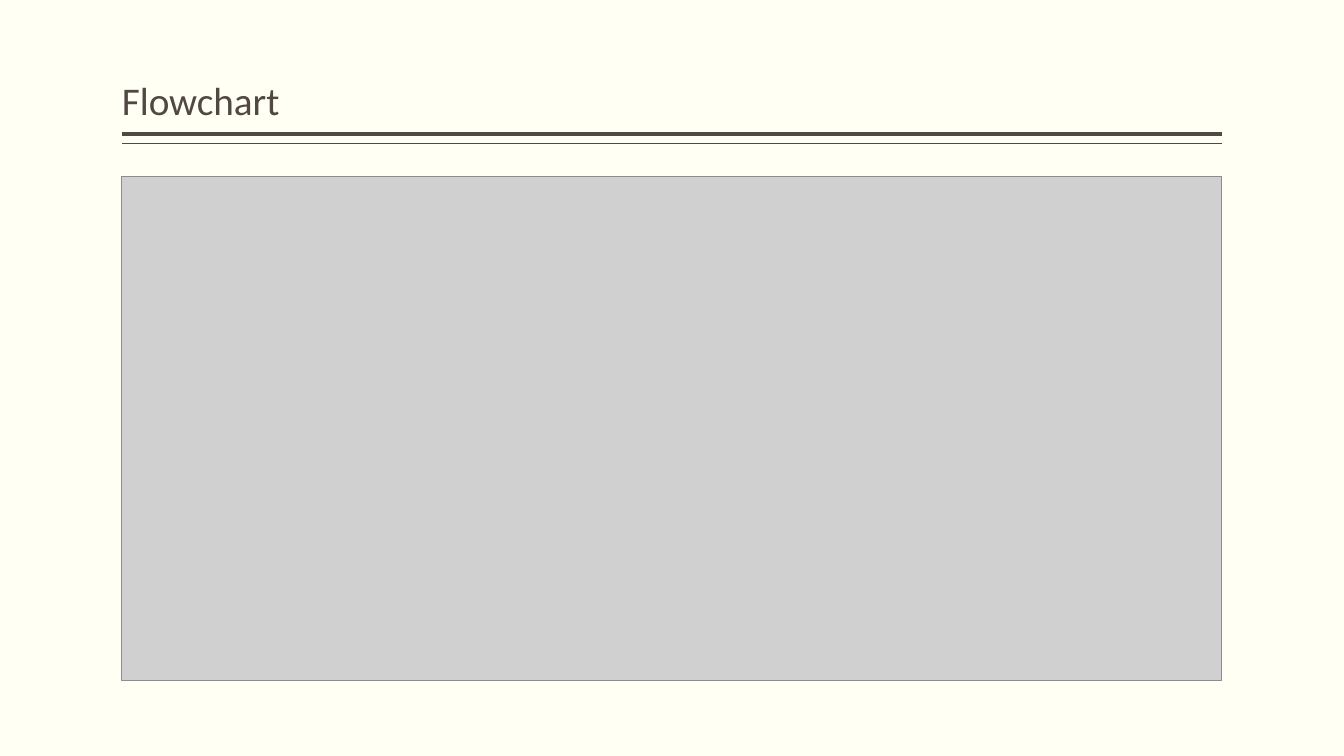
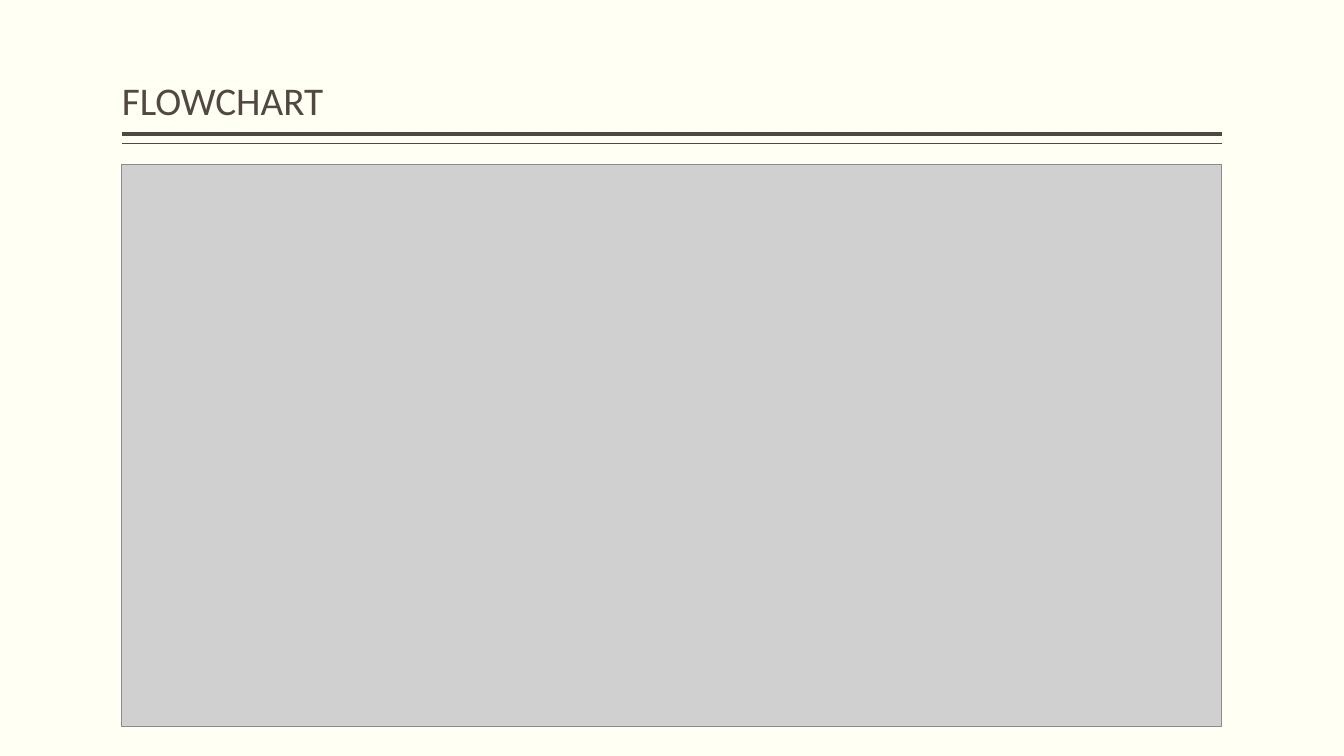
Before and after one commit to chiraqL/Library-Manager, a slide deck: slide 6 of E-Library.pptx. Drawn at 1344x756 pixels with LibreOffice and Linux fonts; fonts in the diff are those of the drawing; grey boxes stand for pictures. Boxes give left, top, right and bottom in pixels: in the first picture for what was removed or moved away, otherwise in the second. Text is boxed around its words. In the diff, an @@ line names an element or a change of style, - is before the commit and + after.

```diff
--- a/E-Library.pptx
+++ b/E-Library.pptx
@@ title at bbox=[122, 89, 323, 116]: text changed @@
-Flowchart
+FLOWCHART
@@ picture: place and size @@
-picture at bbox=[122, 176, 1223, 681]
+picture at bbox=[122, 164, 1223, 726]
```
Also in this commit, not shown: 14 other slides changed, 6 other files.
